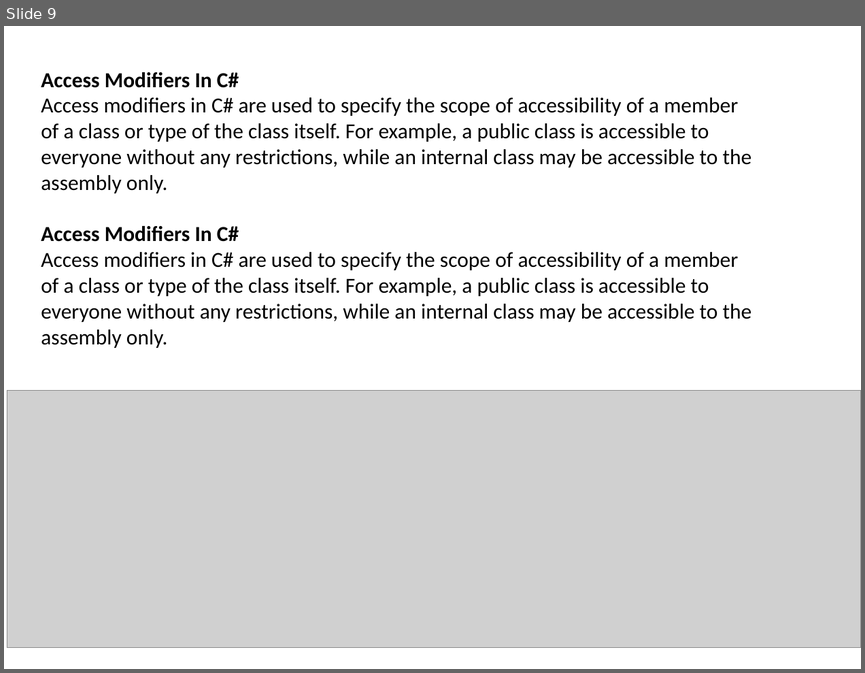
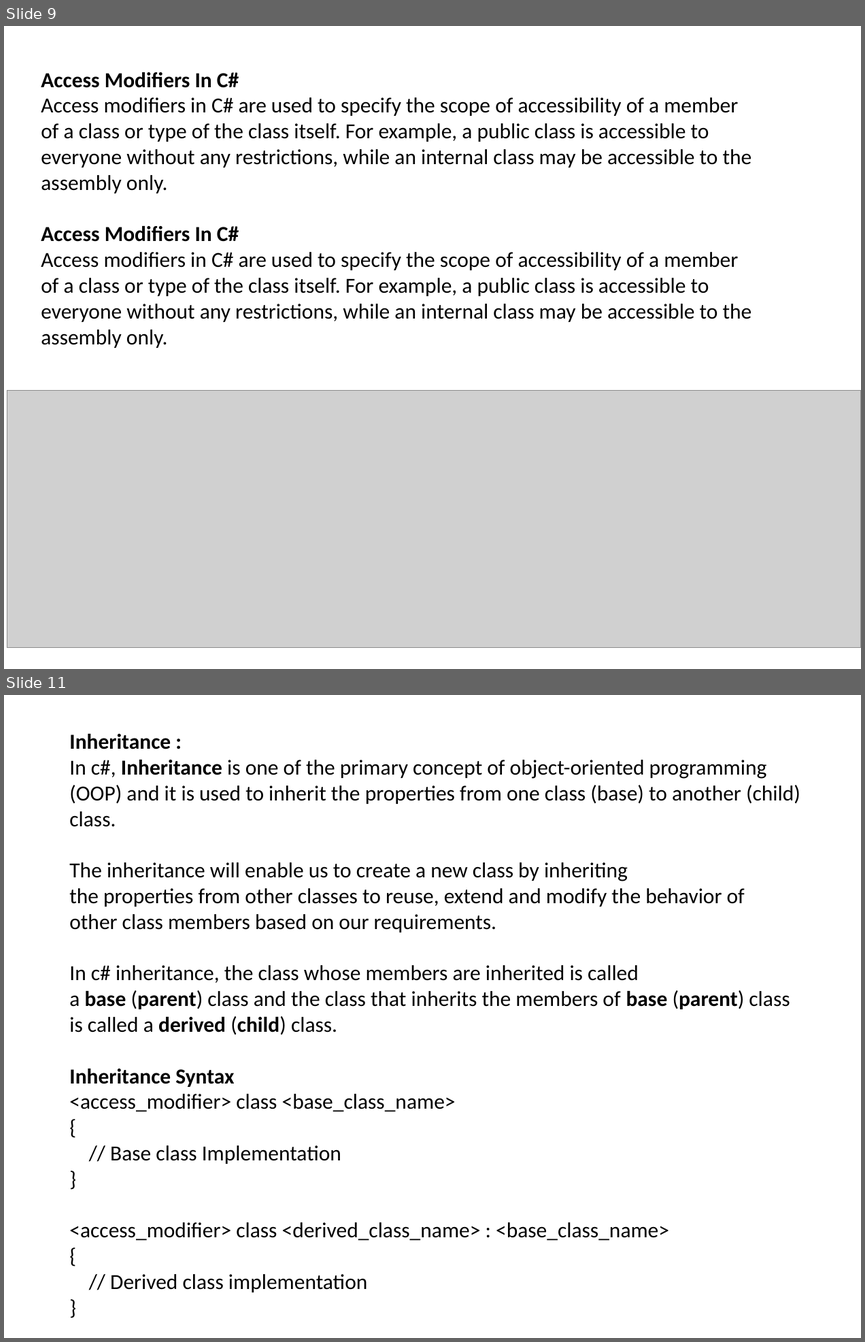
Before and after one commit to Patwaris/DotNetFullStack, a slide deck: Dotnet_framework.pptx. Shown one above the other, each under a label of ours: slide 9 before the commit, slides 9 and 11 after it; the slides between them are not shown. The pictures are 865x673 and 865x1342 pixels, drawn with LibreOffice and Linux fonts; fonts in the diff are those of the drawing; grey boxes stand for pictures. Boxes give left, top, right and bottom in pixels: in the first picture for what was removed or moved away, otherwise in the second. Text is boxed around its words. In the diff, an @@ line names an element or a change of style, - is before the commit and + after.

```diff
--- a/Dotnet_framework.pptx
+++ b/Dotnet_framework.pptx
@@ slide 11 added at <box>4,695,861,1338</box>, background #FFFFFF @@
@@ text added at <box>69,734,800,1292</box>, 18 pt, text #000000 @@
+Inheritance :
+In c#, Inheritance is one of the primary concept of object-oriented programming (OOP) and it is used to inherit the properties from one class (base) to another (child) class.
+The inheritance will enable us to create a new class by inheriting the properties from other classes to reuse, extend and modify the behavior of other class members based on our requirements.
+In c# inheritance, the class whose members are inherited is called a base (parent) class and the class that inherits the members of base (parent) class is called a derived (child) class.
+Inheritance Syntax
+<access_modifier> class <base_class_name>
+{
+// Base class Implementation
+}
+<access_modifier> class <derived_class_name> : <base_class_name>
+{
+// Derived class implementation
+}
```
Also in this commit, not shown: 2 other slides added, 7 other files.
